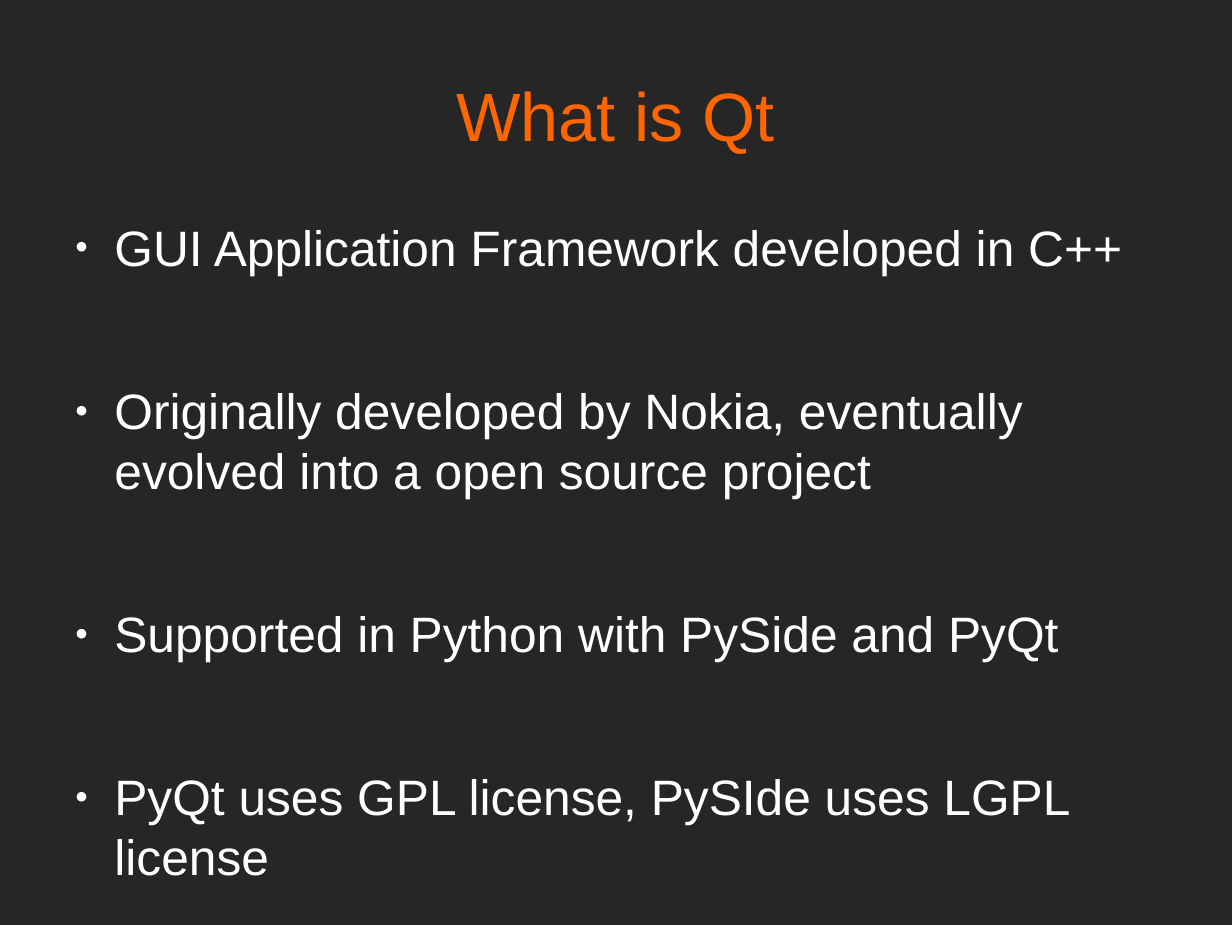
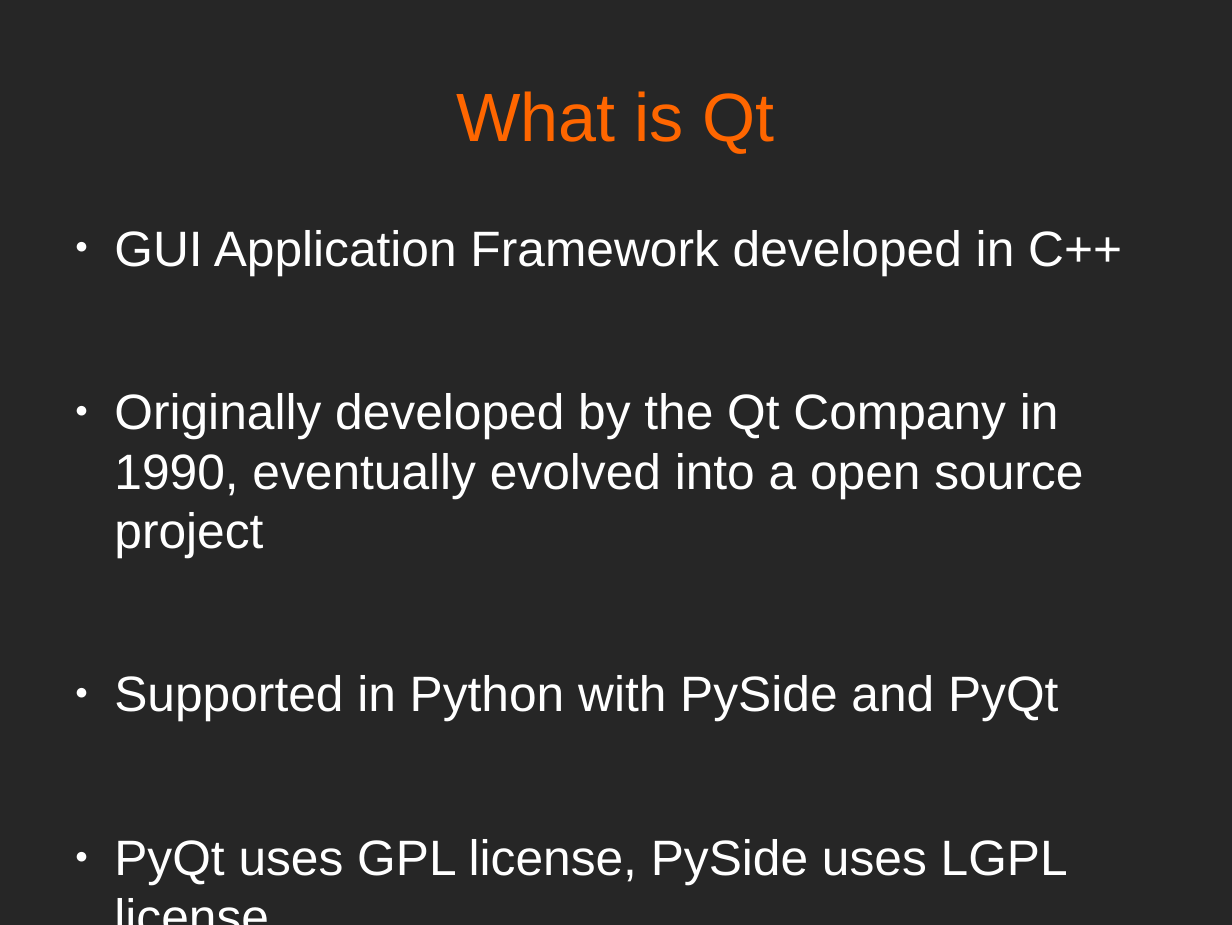
Before and after one commit to mfarhan12/qt-presentation, a slide deck: slide 3 of OPAG QT Presentation.odp. Drawn at 1232x925 pixels with LibreOffice and Linux fonts; fonts in the diff are those of the drawing. Boxes give left, top, right and bottom in pixels: in the first picture for what was removed or moved away, otherwise in the second. Text is boxed around its words. In the diff, an @@ line names an element or a change of style, - is before the commit and + after.

```diff
--- a/OPAG QT Presentation.odp
+++ b/OPAG QT Presentation.odp
@@ text at [114, 393, 1083, 558]: text changed @@
-● Originally developed by Nokia, eventually evolved into a open source project
+● Originally developed by the Qt Company in 1990, eventually evolved into a open source project
@@ text at [114, 839, 1068, 884]: text changed @@
-● PyQt uses GPL license, PySIde uses LGPL license
+● PyQt uses GPL license, PySide uses LGPL license
```
Also in this commit, not shown: 13 other slides changed, 1 slide added, 4 other files.
